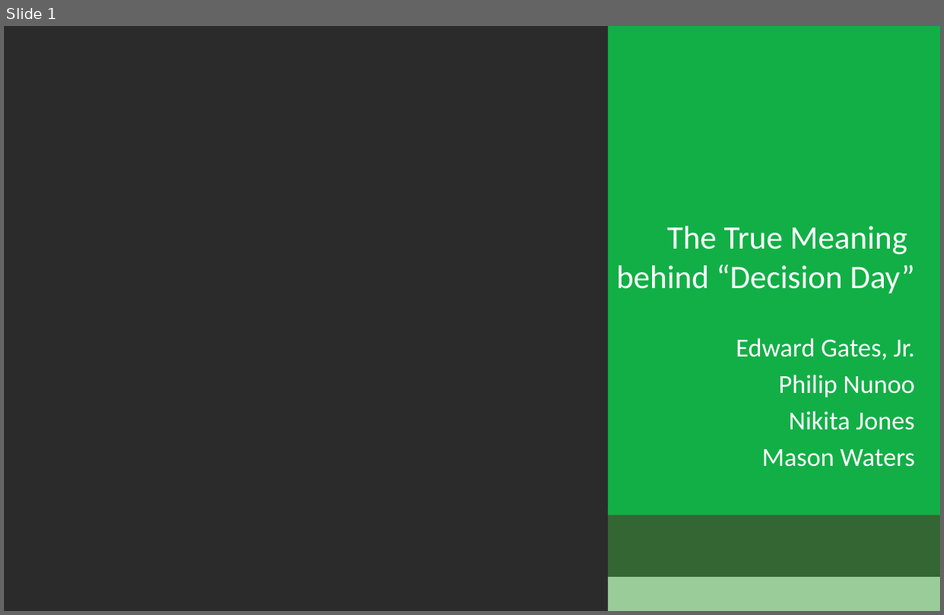
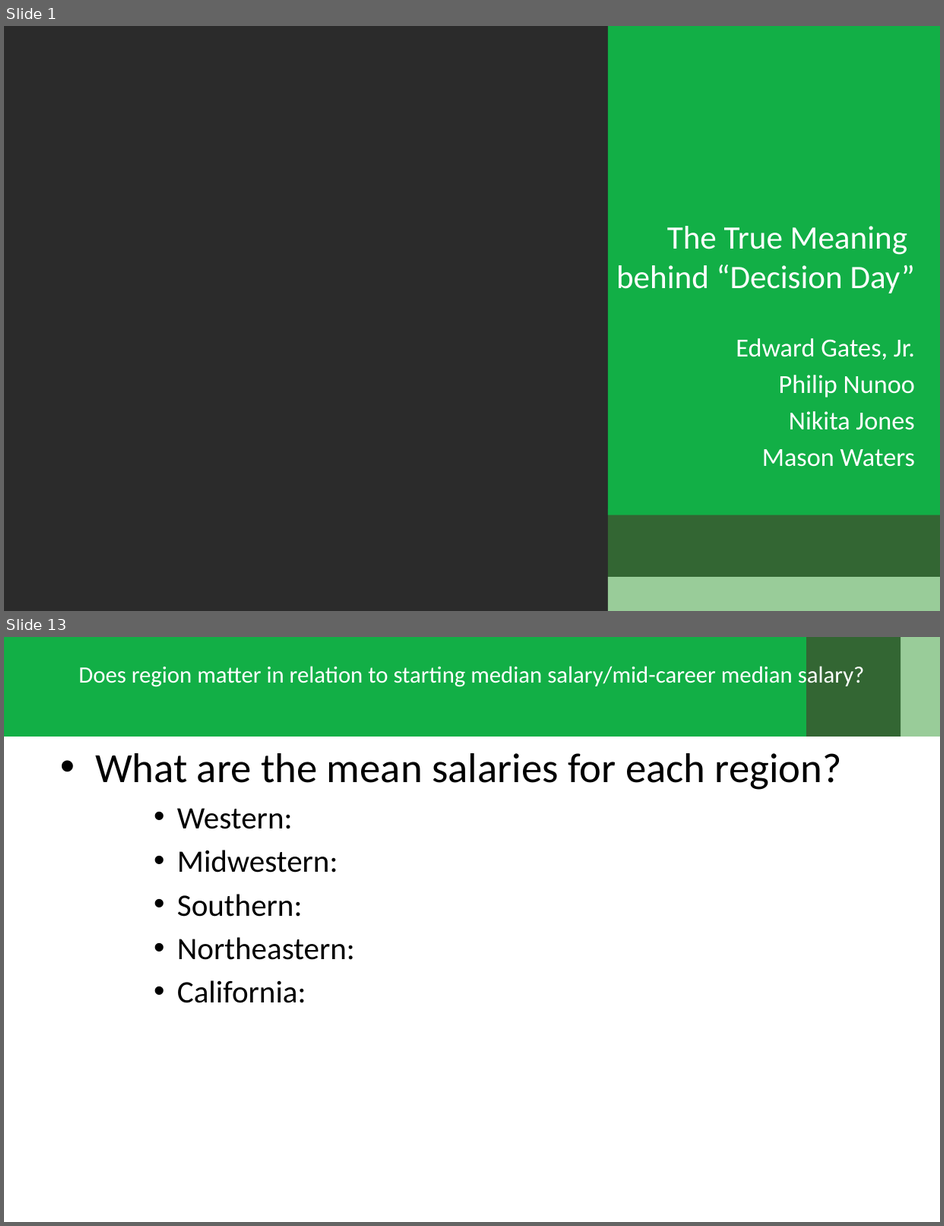
Before and after one commit to khosenag03/RICHdataGroupProject, a slide deck: The True Meaning behind Decision Day.pptx. Shown one above the other, each under a label of ours: slide 1 before the commit, slides 1 and 13 after it; the slides between them are not shown. The pictures are 944x615 and 944x1226 pixels, drawn with LibreOffice and Linux fonts; fonts in the diff are those of the drawing; background and template pictures are left out; a plain dark background stands for a picture behind light text. Boxes give left, top, right and bottom in pixels: in the first picture for what was removed or moved away, otherwise in the second. Text is boxed around its words. In the diff, an @@ line names an element or a change of style, - is before the commit and + after.

```diff
--- a/The True Meaning behind Decision Day.pptx
+++ b/The True Meaning behind Decision Day.pptx
@@ slide 13 added at box(4, 637, 940, 1222), background picture (left out) @@
@@ rectangle added at box(4, 637, 807, 737), fill #12AF46 @@
@@ rectangle added at box(803, 637, 901, 737), fill #336633 @@
@@ rectangle added at box(887, 637, 940, 737), fill #99CC99 @@
@@ title added at box(78, 663, 865, 689), 18 pt, text #FFFFFF @@
+Does region matter in relation to starting median salary/mid-career median salary?
@@ text added at box(95, 753, 842, 1003), 24 pt, text #000000 @@
+• What are the mean salaries for each region?
+    • Western:
+    • Midwestern:
+    • Southern:
+    • Northeastern:
+    • California:
```
Also in this commit, not shown: 15 slides changed, 8 other slides added.
